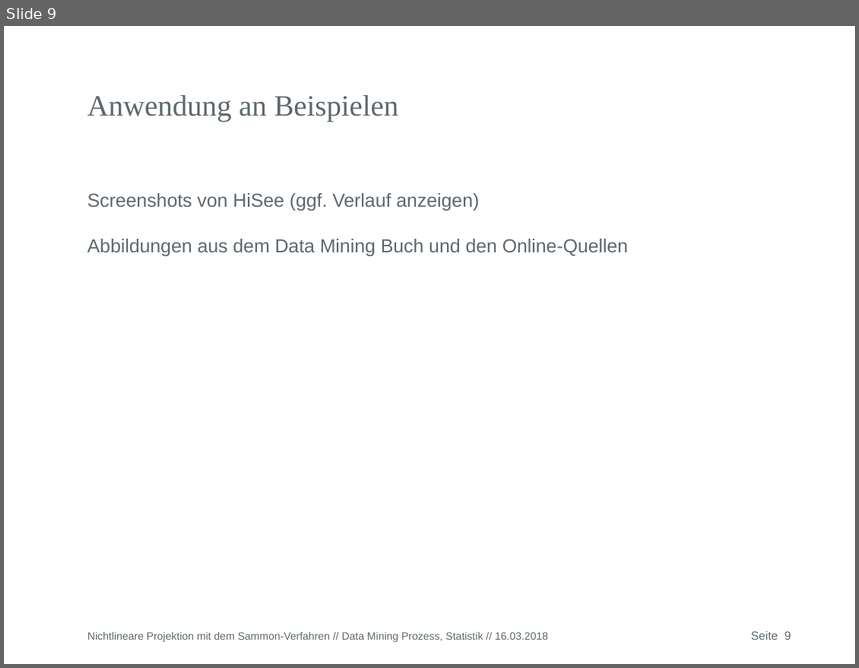
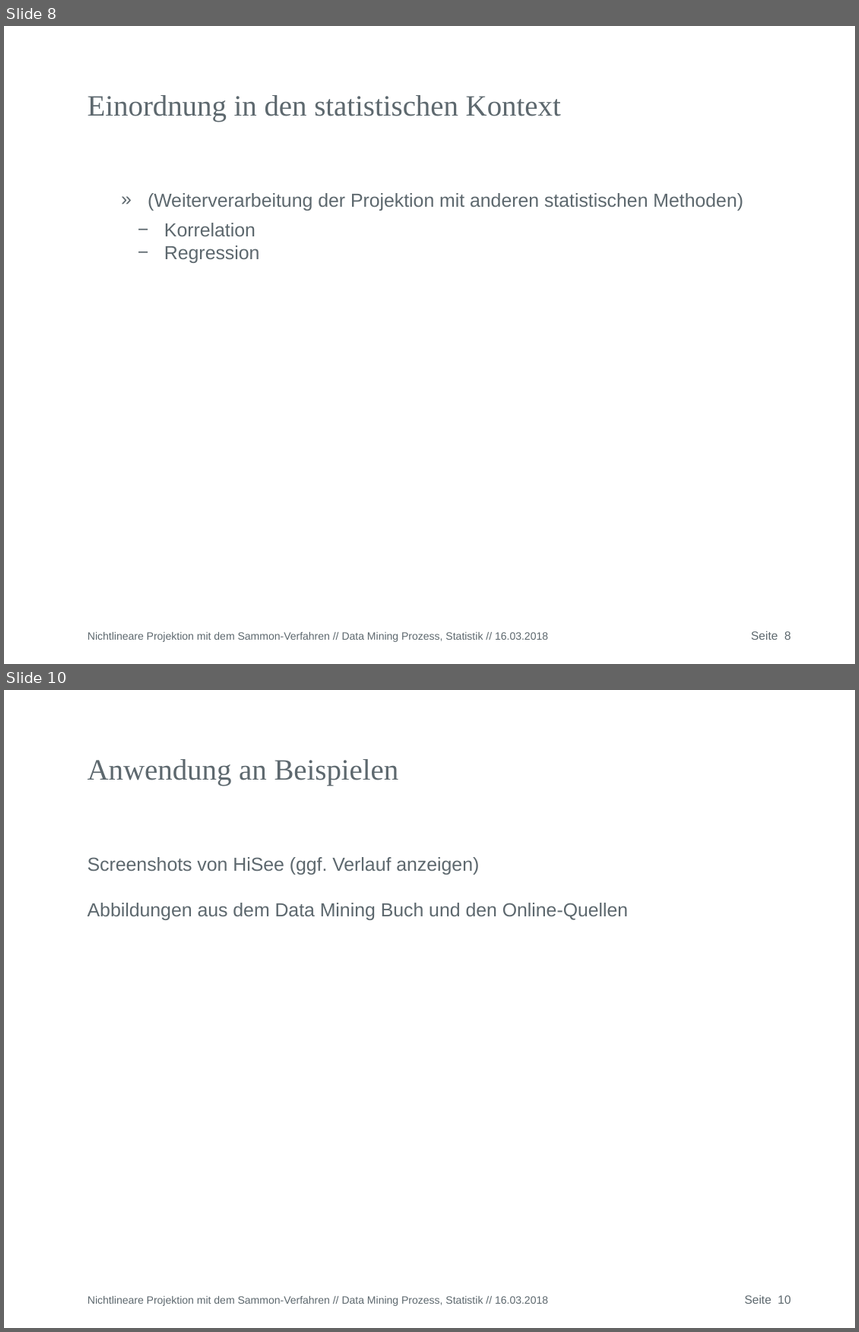
Before and after one commit to mortenterhart/Nonlinear_Sammon_Mapping, a slide deck: presentation/Nonlinear_Sammon_Mapping.pptx. Shown one above the other, each under a label of ours: slide 9 before the commit, slides 8 and 10 after it; the slides between them are not shown. The pictures are 859x668 and 859x1332 pixels, drawn with LibreOffice and Linux fonts; fonts in the diff are those of the drawing; background and template pictures are left out. Boxes give left, top, right and bottom in pixels: in the first picture for what was removed or moved away, otherwise in the second. Text is boxed around its words. In the diff, an @@ line names an element or a change of style, - is before the commit and + after.

```diff
--- a/presentation/Nonlinear_Sammon_Mapping.pptx
+++ b/presentation/Nonlinear_Sammon_Mapping.pptx
@@ slide 8 added at box(4, 26, 855, 664), background #FFFFFF @@
@@ title added at box(88, 95, 561, 122), 25 pt, text #5D686E @@
+Einordnung in den statistischen Kontext
@@ text added at box(148, 193, 743, 263), 16 pt, text #5D686E @@
+  » (Weiterverarbeitung der Projektion mit anderen statistischen Methoden)
+    − Korrelation
+    − Regression
@@ text added at box(88, 632, 548, 642), 9 pt, text #5D686E @@
+Nichtlineare Projektion mit dem Sammon-Verfahren // Data Mining Prozess, Statistik // 16.03.2018
@@ page number added at box(751, 631, 791, 640), 10 pt, text #5D686E @@
+Seite 8
@@ what was slide 9 is now slide 10 @@
@@ page number at box(745, 1295, 791, 1304): text changed @@
-Seite 9
+Seite 10
```
Also in this commit, not shown: 1 slide changed, 1 other file.
